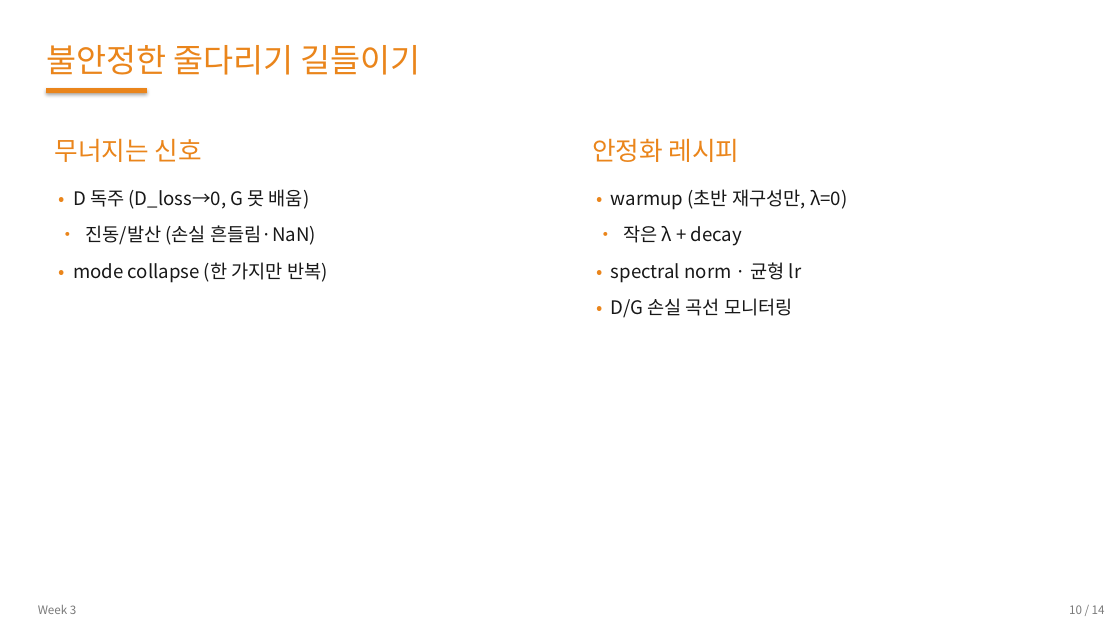
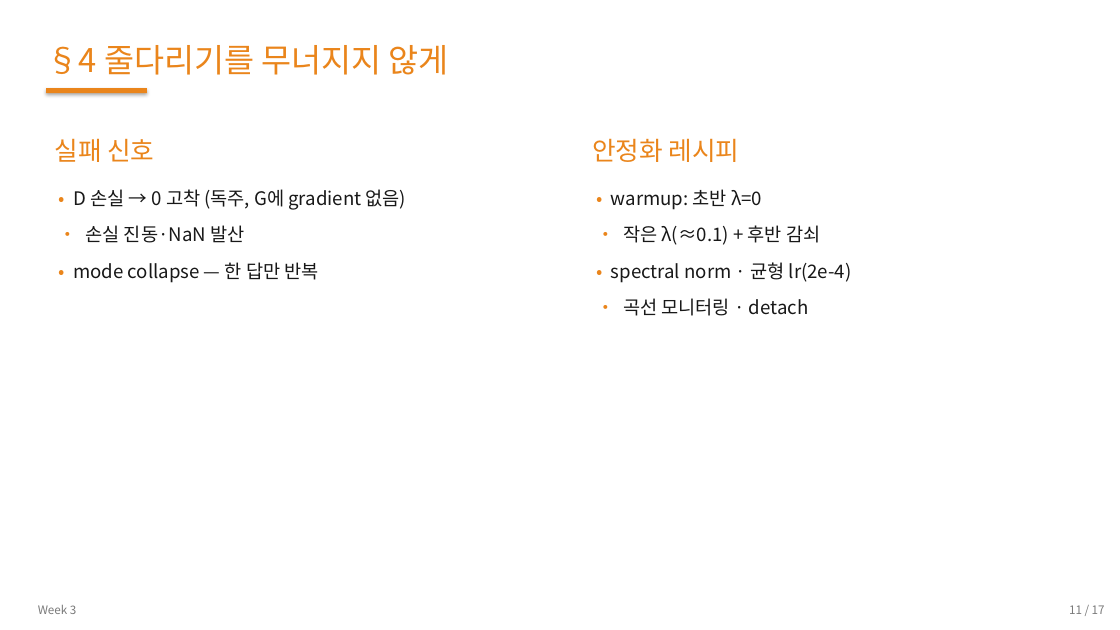
Before and after one commit to 01willy/Digital_rock_DL_Education, a slide deck: slide 11 of web/downloads/shared/w3/W3.pptx (slide 10 before the commit). Drawn at 1120x630 pixels with LibreOffice and Linux fonts; fonts in the diff are those of the drawing. Boxes give left, top, right and bottom in pixels: in the first picture for what was removed or moved away, otherwise in the second. Text is boxed around its words. In the diff, an @@ line names an element or a change of style, - is before the commit and + after.

```diff
--- a/web/downloads/shared/w3/W3.pptx
+++ b/web/downloads/shared/w3/W3.pptx
@@ text at bbox=[46, 45, 449, 75]: text changed @@
-불안정한 줄다리기 길들이기
+§4 줄다리기를 무너지지 않게
@@ text at bbox=[55, 138, 154, 162]: text changed @@
-무너지는 신호
+실패 신호
@@ text at bbox=[73, 189, 407, 283]: text changed @@
-• D 독주 (D_loss→0, G 못 배움)
-• 진동/발산 (손실 흔들림·NaN)
-• mode collapse (한 가지만 반복)
+• D 손실 → 0 고착 (독주, G에 gradient 없음)
+• 손실 진동·NaN 발산
+• mode collapse — 한 답만 반복
@@ text at bbox=[611, 189, 852, 316]: text changed @@
-• warmup (초반 재구성만, λ=0)
-• 작은 λ + decay
-• spectral norm · 균형 lr
-• D/G 손실 곡선 모니터링
+• warmup: 초반 λ=0
+• 작은 λ(≈0.1) + 후반 감쇠
+• spectral norm · 균형 lr(2e-4)
+• 곡선 모니터링 · detach
@@ text at bbox=[1069, 605, 1105, 614]: text changed @@
-10 / 14
+11 / 17
```
Also in this commit, not shown: 4 other slides changed, 12 slides added, 9 slides removed, 14 other files.
